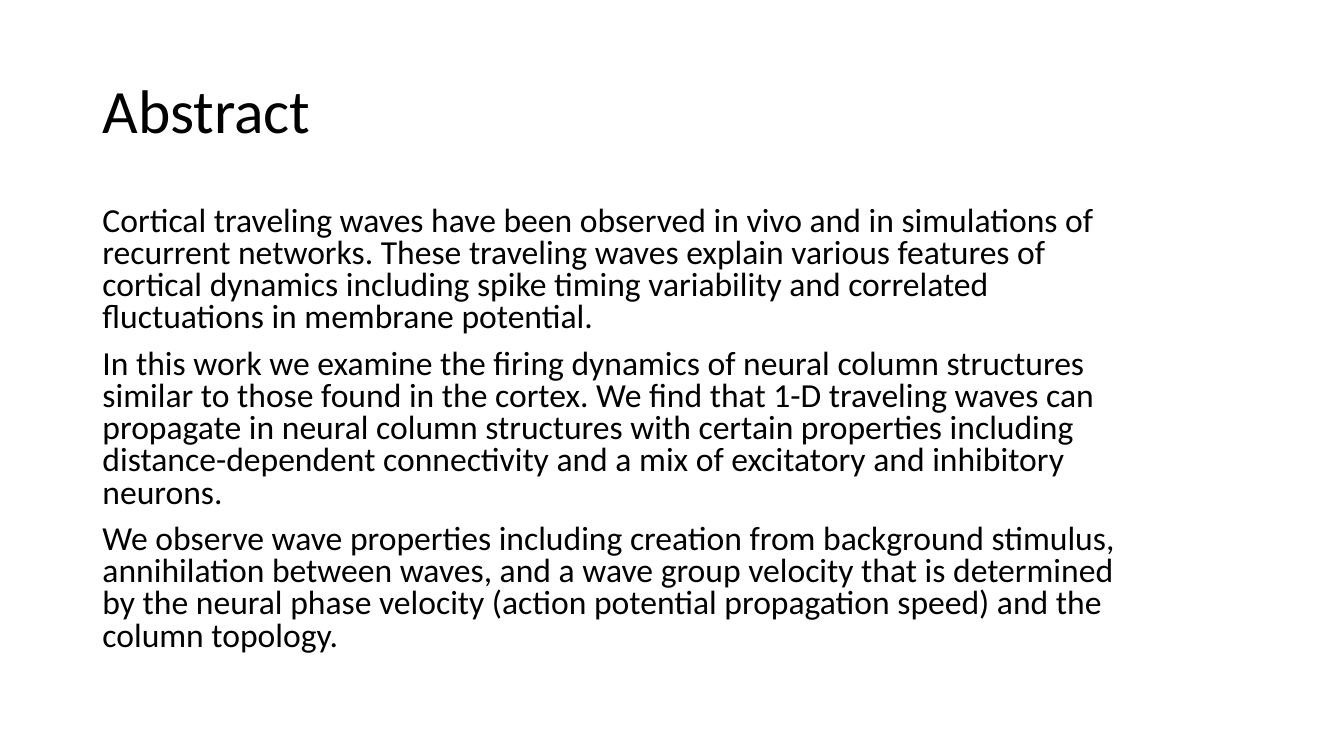
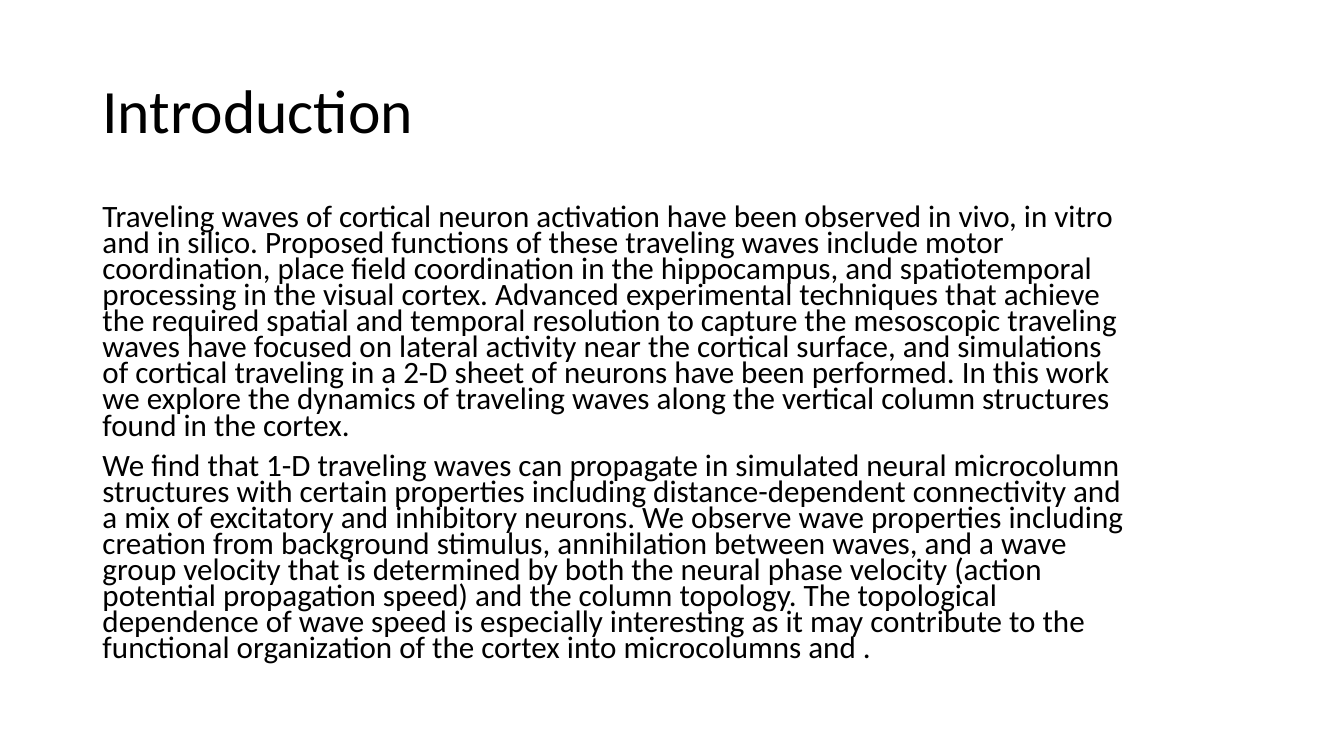
Before and after one commit to vbaker145/neuron, a slide deck: slide 2 of sync_paper/Traveling Waves in Neural Minicolumns.pptx. Drawn at 1344x756 pixels with LibreOffice and Linux fonts; fonts in the diff are those of the drawing; background and template pictures are left out. Boxes give left, top, right and bottom in pixels: in the first picture for what was removed or moved away, otherwise in the second. Text is boxed around its words. In the diff, an @@ line names an element or a change of style, - is before the commit and + after.

```diff
--- a/sync_paper/Traveling Waves in Neural Minicolumns.pptx
+++ b/sync_paper/Traveling Waves in Neural Minicolumns.pptx
@@ title at (102, 90, 413, 134): text changed @@
-Abstract
+Introduction
@@ text at (102, 205, 1123, 664): text changed; size 24 to 22.2 pt @@
-Cortical traveling waves have been observed in vivo and in simulations of recurrent networks. These traveling waves explain various features of cortical dynamics including spike timing variability and correlated fluctuations in membrane potential.
-In this work we examine the firing dynamics of neural column structures similar to those found in the cortex. We find that 1-D traveling waves can propagate in neural column structures with certain properties including distance-dependent connectivity and a mix of excitatory and inhibitory neurons.
-We observe wave properties including creation from background stimulus, annihilation between waves, and a wave group velocity that is determined by the neural phase velocity (action potential propagation speed) and the column topology.
+Traveling waves of cortical neuron activation have been observed in vivo, in vitro and in silico. Proposed functions of these traveling waves include motor coordination, place field coordination in the hippocampus, and spatiotemporal processing in the visual cortex. Advanced experimental techniques that achieve the required spatial and temporal resolution to capture the mesoscopic traveling waves have focused on lateral activity near the cortical surface, and simulations of cortical traveling in a 2-D sheet of neurons have been performed. In this work we explore the dynamics of traveling waves along the vertical column structures found in the cortex.
+We find that 1-D traveling waves can propagate in simulated neural microcolumn structures with certain properties including distance-dependent connectivity and a mix of excitatory and inhibitory neurons. We observe wave properties including creation from background stimulus, annihilation between waves, and a wave group velocity that is determined by both the neural phase velocity (action potential propagation speed) and the column topology. The topological dependence of wave speed is especially interesting as it may contribute to the functional organization of the cortex into microcolumns and .
```
Also in this commit, not shown: 5 other files.
